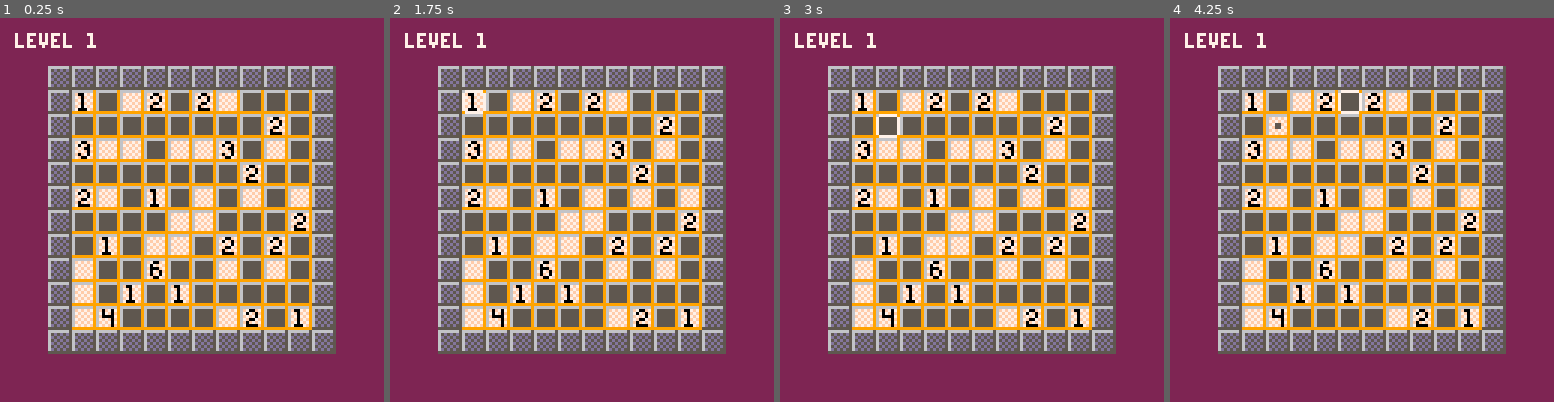
Above: before the commit, frames 1-4 (left to right).
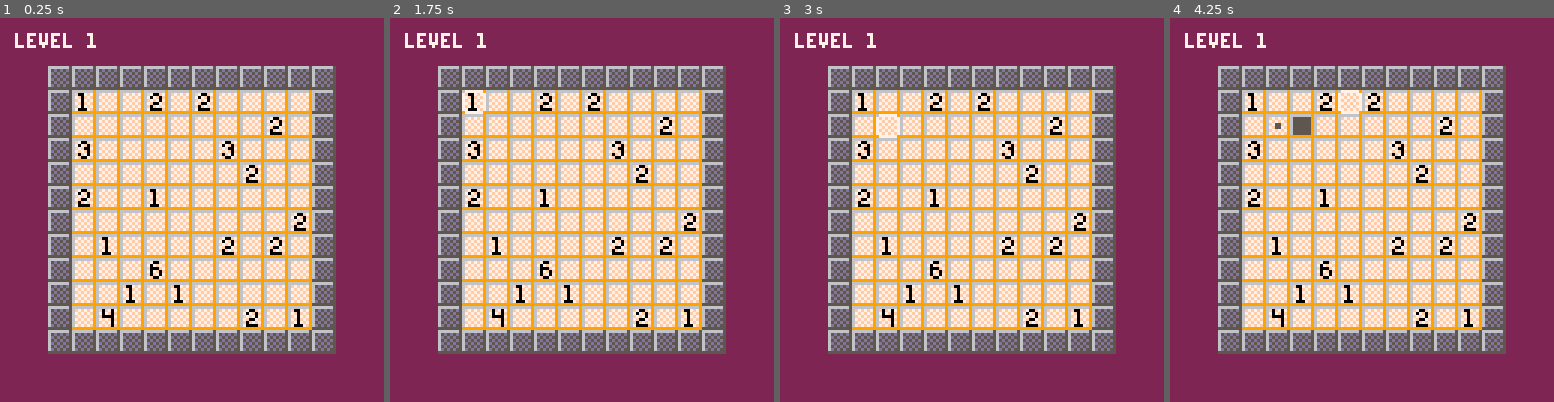
Above: after the commit, the same moments.

Repository: SagePtr/pico-nurikabe
Game: PICO-8 cartridge nurikabe.p8
The game is run twice, just before and just after one commit, with the same random seed, the same clock (stepped at 60 frames per second) and the same inputs.
Inputs:
- Up to frame 1 (0.25 s): no input
- Up to frame 2 (1.75 s): tap O (Z key) at 0.33, 0.7, 1.43 s; tap X (X key) at 1.07 s
- Up to frame 3 (3 s): hold Left 1.97-2.37 s; tap X (X key) at 2.07, 2.4, 2.73 s; tap O (Z key) at 2.22 s; hold Down 2.42-2.82 s; hold Right from 2.87 s (still down)
- Up to frame 4 (4.25 s): tap X (X key) every 0.33 s from 3.07 to 4.07 s; tap O (Z key) at 3.1, 3.98 s; release Right at 3.53 s; hold Up 3.58-4.08 s; hold Right from 4.13 s (still down)

The runs differ from the first frame. In frame 1, 13% of the frame differs, in the area x 19-81%, y 19-81%; in frame 2, 13%; in frame 3, 13%; in frame 4, 13%.

Commit message:
Validate solution

Diff:
--- a/nurikabe.p8
+++ b/nurikabe.p8
@@ -18,8 +18,8 @@
 k_right = 1
 k_up = 2
 k_down = 3
-k_a = 4
-k_b = 5
+k_mark = 4
+k_fill = 5
 
 -- palette --
 -------------
@@ -118,8 +118,8 @@
   pointer = make_pointer()
   load_level(1)
 
-  load_solution()
-  check_solution()
+  -- load_solution()
+  -- check_solution()
 end
 
 function _update()
@@ -249,10 +249,8 @@
 -- count the number of clear cells starting at the given co-ordinates
 -- return the count
 function check_island_cell(x, y)
-  local count = 0
-
   if (is_cell_valid(x, y) == false or is_cell_checked(x, y) == true or is_cell_filled(x, y) == true) then
-    return count
+    return 0
   end
 
   mark_cell_checked(x, y)
@@ -262,10 +260,10 @@
   if (is_cell_number(x, y)) then
     debug_print("***hit another island***")
     is_island_connected = true
-    return count
-  end
-
-  if (is_cell_clear(x, y)) count += 1
+    return 0
+  end
+
+  local count = 1
 
   count += check_island_cell(x, y - 1)
   count += check_island_cell(x + 1, y)
@@ -284,35 +282,86 @@
   checked_cells = {}
   pool_count = 0
   sea_marks = {}
+  sea_mark_count = 0
 
   for x = 0,level["width"] - 1 do
     for y = 0,level["height"] - 1 do
-      if (marks[x][y] == spr_fill) add(sea_marks, {x, y})
+      if (marks[x][y] == spr_fill) then
+        add(sea_marks, {x, y})
+        sea_mark_count += 1
+      end
     end
   end
 
-  debug_print("counted "..tostr(#sea_marks).." filled cells")
-
-  for k, v in pairs(sea_marks) do
-    check_sea_mark(k, v[1], v[2])
-  end
-end
-
-function check_sea_mark(idx, x, y)
-  if checked_indexes[idx] then
-    debug_print("already checked "..tostr(idx))
+  debug_print("counted "..tostr(sea_mark_count).." filled cells")
+
+  if sea_mark_count == 0 then
+    debug_print("no marks")
+    is_correct = false
     return
   end
 
-  debug_print("checking pool "..idx.." at "..x..","..y)
-  checked_indexes[idx] = true
+  debug_print("first mark is "..sea_marks[1][1]..","..sea_marks[1][2])
+  debug_print("checking first mark is connected to the rest")
+
+  local count = count_pool(sea_marks[1][1], sea_marks[1][2])
+
+  debug_print("mark contains "..tostr(count).." cells")
+
+  if count ~= sea_mark_count then
+    is_correct = false
+  end
+
+  debug_print("checking marks do not contain regions of 2x2 or greater")
+
+  for sea_mark in all(sea_marks) do
+    check_size(sea_mark[1], sea_mark[2])
+  end
+end
+
+-- count the number of filled cells starting at the given co-ordinates
+-- return the count
+function count_pool(x, y)
+  local count = 1
 
   mark_cell_checked(x, y)
 
-  -- check above
-  -- check right
-  -- check below
-  -- check left
+  count += check_pool_cell(x, y - 1)
+  count += check_pool_cell(x + 1, y)
+  count += check_pool_cell(x, y + 1)
+  count += check_pool_cell(x - 1, y)
+
+  return count
+end
+
+-- count the number of filled cells starting at the given co-ordinates
+-- return the count
+function check_pool_cell(x, y)
+  if (is_cell_valid(x, y) == false or is_cell_checked(x, y) == true or is_cell_filled(x, y) == false) then
+    return 0
+  end
+
+  mark_cell_checked(x, y)
+
+  local count = 1
+
+  count += check_pool_cell(x, y - 1)
+  count += check_pool_cell(x + 1, y)
+  count += check_pool_cell(x, y + 1)
+  count += check_pool_cell(x - 1, y)
+
+  return count
+end
+
+-- check the co-ordinate is not 2x2 or greater
+function check_size(x, y)
+  if (is_cell_valid_and_filled(x + 1, y)
+      and is_cell_valid_and_filled(x, y + 1)
+      and is_cell_valid_and_filled(x + 1, y + 1))
+  then
+    debug_print("found 2x2 at "..tostr(x)..","..tostr(y))
+    is_correct = false
+  end
 end
 
 -- mark a cell as checked
@@ -355,6 +404,10 @@
 -- return true if the co-ordinates have been filled
 function is_cell_filled(x, y)
   return marks[x][y] == spr_fill
+end
+
+function is_cell_valid_and_filled(x, y)
+  return is_cell_valid(x, y) and is_cell_filled(x, y)
 end
 
 -- build the board in the map
@@ -413,17 +466,19 @@
     pointer.counter = 0
   end
 
-  if (btnp(k_a) and is_writable()) cycle_mark()
-end
-
--- cycle the mark the current cell
-function cycle_mark()
-  if (marks[pointer.x][pointer.y] == nil) then
-    marks[pointer.x][pointer.y] = spr_fill
-  elseif (marks[pointer.x][pointer.y] == spr_fill) then
-    marks[pointer.x][pointer.y] = spr_mark
+  if (btnp(k_mark) and is_writable()) then
+    toggle_mark(spr_mark)
+  elseif (btnp(k_fill) and is_writable()) then
+    toggle_mark(spr_fill)
+  end
+end
+
+-- toggle the sprite in the current cell
+function toggle_mark(sprite)
+  if (marks[pointer.x][pointer.y] == sprite) then
+    marks[pointer.x][pointer.y] = nil
   else
-    marks[pointer.x][pointer.y] = nil
+    marks[pointer.x][pointer.y] = sprite
   end
 end
 
@@ -482,10 +537,12 @@
 -- helper functions --
 ----------------------
 
+-- restrict the value to the given range
 function clamp(val, a, b)
   return max(a, min(b, val))
 end
 
+-- print the message when debugging
 function debug_print(msg)
   if (debug == 1) printh(msg)
 end
